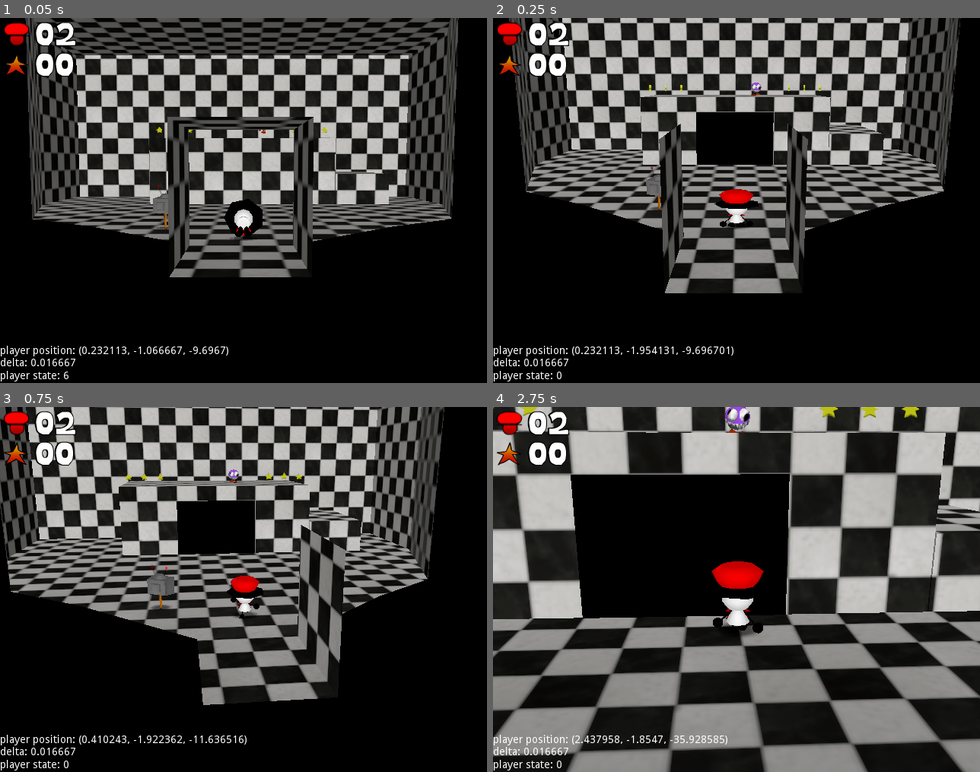
Above: before the commit, frames 1-4 (two rows, left to right).
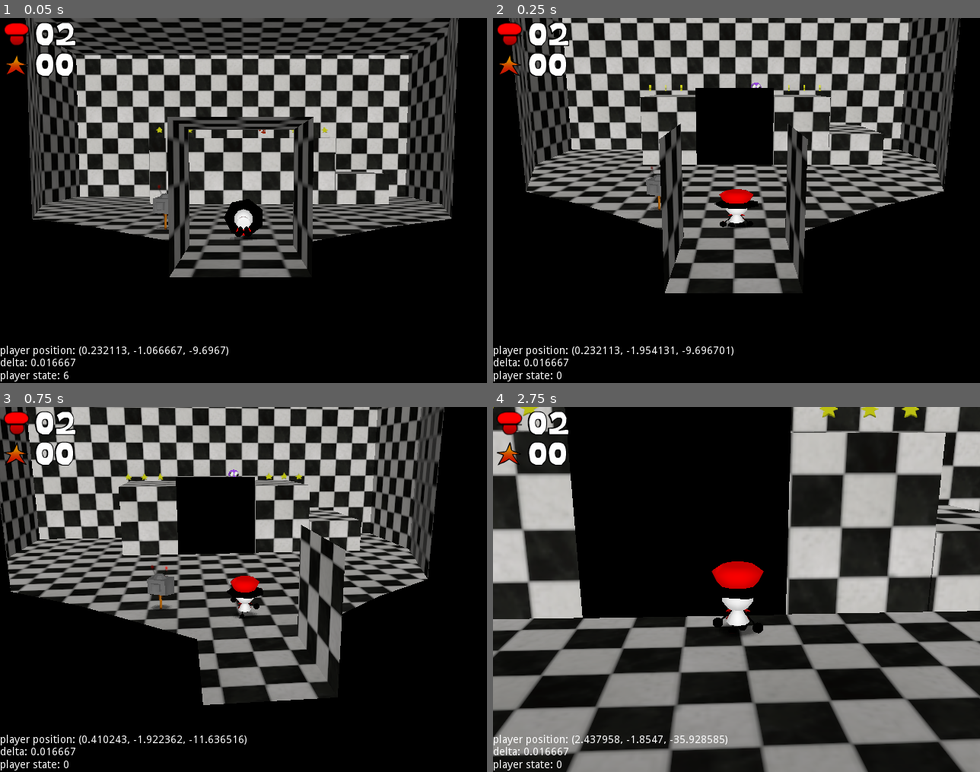
Above: after the commit, the same moments.

Repository: souperthe/Souper123-Adventure-Into-3D-LEGACY
Game: Godot game, scene res://assets/scenes/test2.tscn
Same seed, same stepped clock (60 frames per second), same inputs: the game is played once before the commit and once after it. This scene is started directly instead of the project's main scene. Sound files missing from this copy of the repository are replaced by a short silence.
Inputs (mouse positions are in pixels of both pictures, inside the frame that each line leads up to):
- Up to frame 1 (0.05 s): no input
- Up to frame 2 (0.25 s): no input
- Up to frame 3 (0.75 s): tap Enter (ui_accept) at 0.5, 0.6 s; move the mouse to (267, 589) at 0.52 s; hold W (player_up) from 0.53 s (still down)
- Up to frame 4 (2.75 s): keep holding W (player_up); tap Space (player_jump) at 0.77, 1.52 s; move the mouse to (712, 589) at 1.27 s; click (712, 589) at 1.35 s; tap Enter (ui_accept) at 1.55, 2.3 s; move the mouse to (746, 582) at 2.02 s; hold Right mouse button (player_action2) from 2.03 s (still down)

Frame 1 is identical in both runs. In frame 2, 0.8% of the frame differs, in the area x 41-58%, y 19-26%; in frame 3, 0.8%; in frame 4, 6.2%, in the area x 14-62%, y 0-19%.

Commit message:
sadsdasdas

Diff:
--- a/3d game/assets/scenes/test2.tscn
+++ b/3d game/assets/scenes/test2.tscn
@@ -92,7 +92,7 @@
 transform = Transform( 1, 0, 0, 0, 1, 0, 0, 0, 1, 3, 8, -46 )
 
 [node name="Sprite3D" type="Sprite3D" parent="."]
-transform = Transform( 1, 0, 0, 0, 1, 0, 0, 0, 1, 0, 0, -38.6 )
+transform = Transform( 1, 0, 0, 0, 1, 0, 0, 0, 1, 0, 3, -38.6 )
 texture = SubResource( 5 )
 __meta__ = {
 "_edit_group_": true
--- a/3d game/assets/scenes/title.tscn
+++ b/3d game/assets/scenes/title.tscn
@@ -30,7 +30,7 @@
 margin_right = 536.0
 margin_bottom = 378.0
 rect_min_size = Vector2( 150, 52.5 )
-window_title = "Select Scene"
+window_title = "Open a File"
 mode = 0
 
 [connection signal="pressed" from="CanvasLayer/Control/Button2" to="." method="_on_Button2_pressed"]
